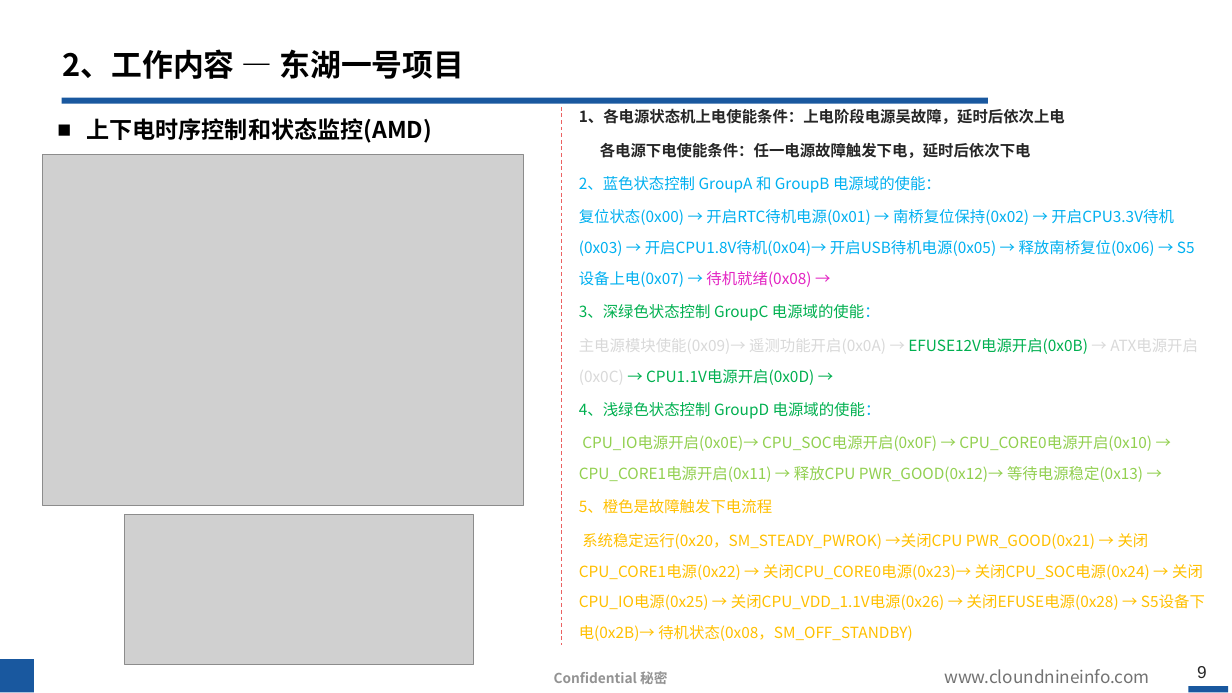
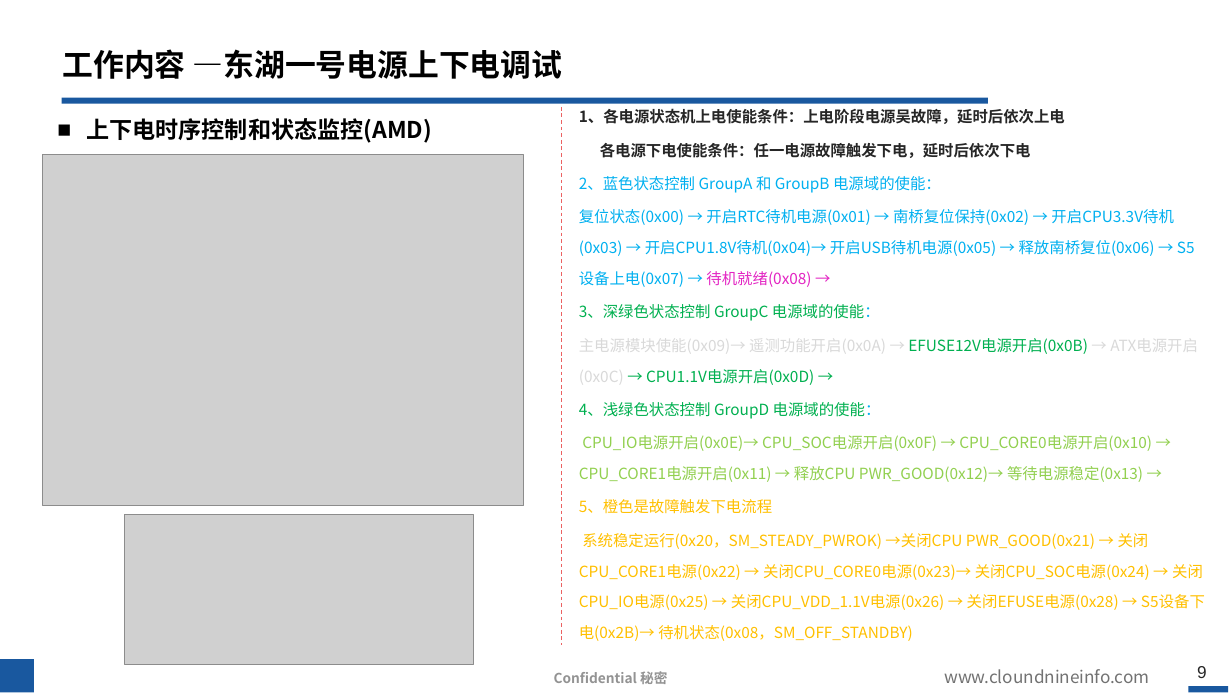
Before and after one commit to hahada-998/Tieta_code, a slide deck: slide 9 of 转正答辩.pptx. Drawn at 1232x693 pixels with LibreOffice and Linux fonts; fonts in the diff are those of the drawing; grey boxes stand for pictures; background and template pictures are left out. Boxes give left, top, right and bottom in pixels: in the first picture for what was removed or moved away, otherwise in the second. Text is boxed around its words. In the diff, an @@ line names an element or a change of style, - is before the commit and + after.

```diff
--- a/转正答辩.pptx
+++ b/转正答辩.pptx
@@ title at [63, 49, 563, 79]: text changed @@
-2、工作内容 — 东湖一号项目
+工作内容 —东湖一号电源上下电调试
```
Also in this commit, not shown: 4 other slides changed, 2 other files.
